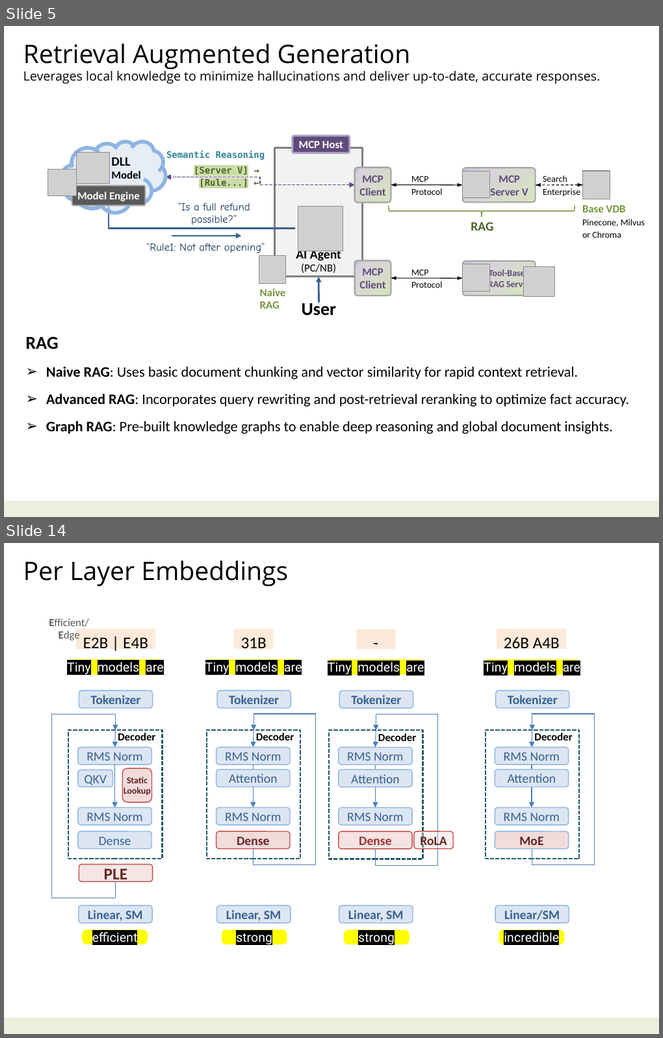
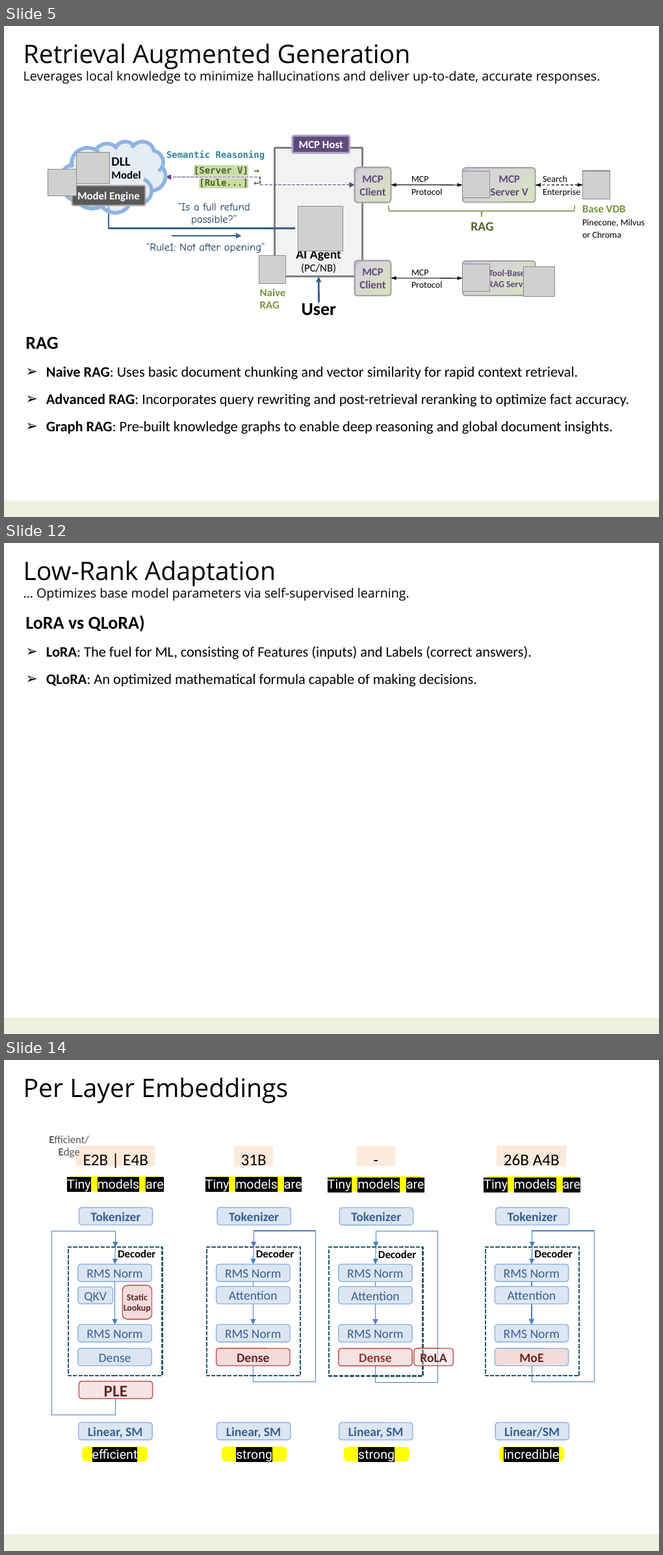
Before and after one commit to navibator/crazy-ai, a slide deck: ai-gemma.pptx. Shown one above the other, each under a label of ours: slides 5 and 14 before the commit, slides 5, 12 and 14 after it; the slides between them are not shown. The pictures are 663x1038 and 663x1555 pixels, drawn with LibreOffice and Linux fonts; fonts in the diff are those of the drawing; grey boxes stand for pictures. Boxes give left, top, right and bottom in pixels: in the first picture for what was removed or moved away, otherwise in the second. Text is boxed around its words. In the diff, an @@ line names an element or a change of style, - is before the commit and + after.

```diff
--- a/ai-gemma.pptx
+++ b/ai-gemma.pptx
@@ slide 12 added at box(4, 543, 659, 1034), background #FFFFFF; not listed: 1 template element that a slide beside it also shows @@
@@ text added at box(24, 561, 410, 601), 14 pt, text #000000 @@
+Low-Rank Adaptation
+… Optimizes base model parameters via self-supervised learning.
@@ text added at box(25, 615, 532, 687), 16 pt, text #000000 @@
+LoRA vs QLoRA)
+➢ LoRA: The fuel for ML, consisting of Features (inputs) and Labels (correct answers).
+➢ QLoRA: An optimized mathematical formula capable of making decisions.
```
Also in this commit, not shown: 12 slides changed, 1 other slide added, 1 slide removed, 1 other file.
